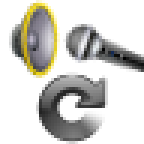
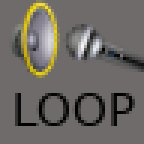
Two versions of the same layered image (w=144, h=144). Layer-by-layer changes:
renamed "Ebene #2" to "LOOP", painted on it over [15, 72, 135, 144]
moved "Ebene #3" above "Ebene" over [63, 21, 144, 72]
showed "Ebene" over [0, 0, 144, 144]
